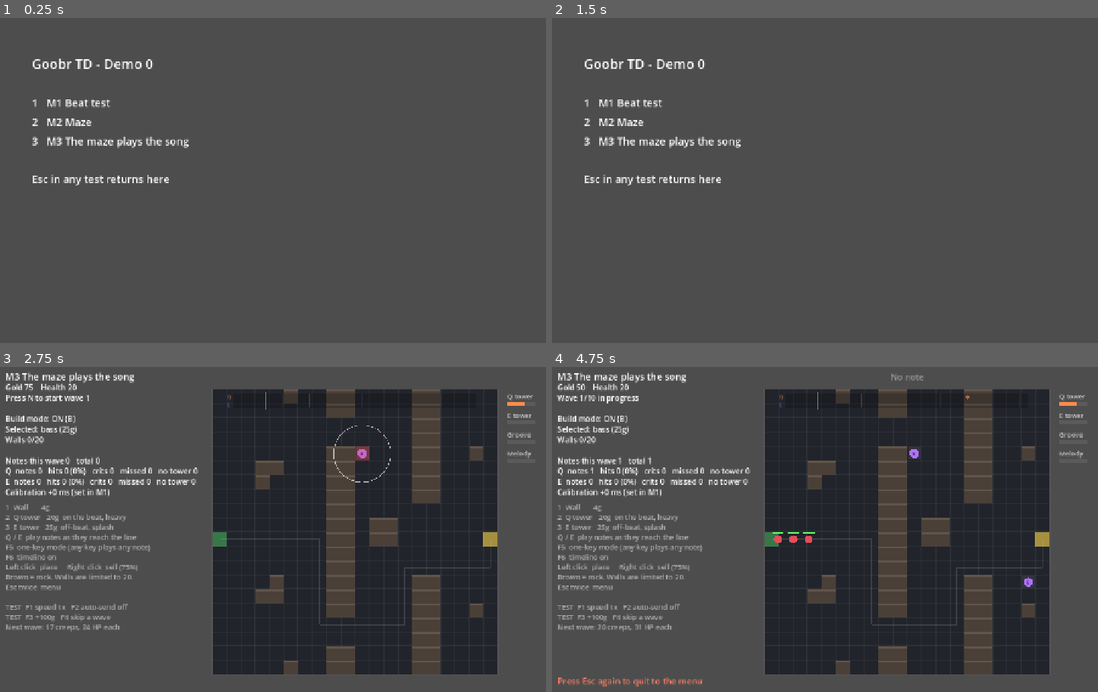
Above: before the commit, frames 1-4 (two rows, left to right).
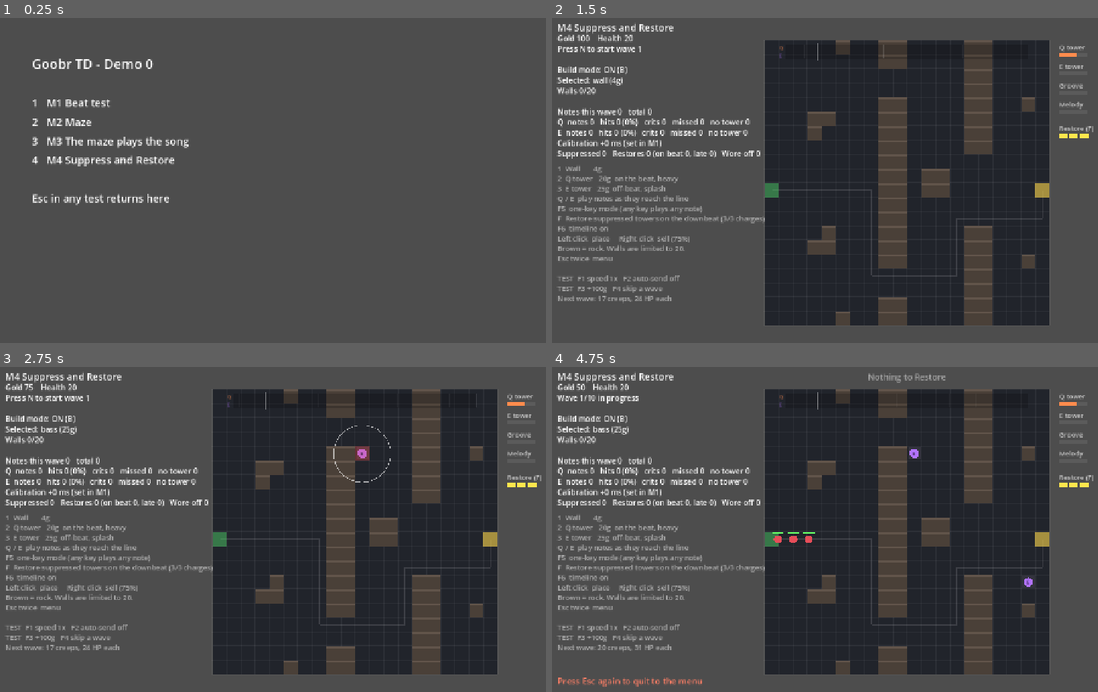
Above: after the commit, the same moments.

Repository: jaredmichaelbench/Goobr-td
Game: Godot game, scene res://menu.tscn
Same seed, same stepped clock (60 frames per second), same inputs: the game is played once before the commit and once after it.
Inputs (mouse positions are in pixels of both pictures, inside the frame that each line leads up to):
- Up to frame 1 (0.25 s): no input
- Up to frame 2 (1.5 s): tap Enter at 0.5 s; move the mouse to (983, 167) at 0.52 s; hold W 0.53-1.28 s; tap F at 0.6 s; click (983, 167) at 0.67 s; tap Space at 0.77, 1.25 s; tap 4 at 0.8, 1.35 s; move the mouse to (726, 200) at 1.27 s; click (726, 200) at 1.42 s
- Up to frame 3 (2.75 s): tap Space at 1.52 s; tap 3 at 1.55, 2.1 s; tap Enter at 2 s; move the mouse to (360, 458) at 2.02 s; hold W from 2.03 s (still down); click (360, 458) at 2.17 s; tap R at 2.3 s
- Up to frame 4 (4.75 s): tap Space at 2.75, 3.02, 3.77, 4.52 s; move the mouse to (819, 601) at 2.77 s; tap R at 2.85 s; click (819, 601) at 2.92 s; tap N at 3.05, 3.6 s; tap Enter at 3.5 s; move the mouse to (1032, 584) at 3.52 s; release W at 3.53 s; click (1032, 584) at 3.67 s; tap E at 3.8, 4.35 s; tap Escape at 4.15 s; move the mouse to (666, 480) at 4.27 s; click (666, 480) at 4.42 s; tap F at 4.55 s

The runs differ from the first frame. In frame 1, 1.0% of the frame differs, in the area x 5-33%, y 42-58%; in frame 2, 43%, in the area x 0-100%, y 1-95%; in frame 3, 3.6%; in frame 4, 3.8%.

Commit message:
M4: elites suppress towers, F Restores on the downbeat with an Overcharge salvo (D-0016)
Co-Authored-By: Claude Fable 5.1 <noreply@anthropic.com>
Claude-Session: https://claude.ai/code/session_01L92Fzbf8i6vmMnAej33eyX

Diff:
--- /dev/null
+++ b/game/m4_restore.tscn
@@ -0,0 +1,6 @@
+[gd_scene load_steps=2 format=3]
+
+[ext_resource type="Script" path="res://scripts/m4_restore.gd" id="1"]
+
+[node name="M4Restore" type="Node2D"]
+script = ExtResource("1")
--- a/game/scripts/m3_song.gd
+++ b/game/scripts/m3_song.gd
@@ -255,7 +255,7 @@
 func _fire_towers_on(pattern_step: int) -> void:
 	for cell in structures:
 		var type: String = structures[cell]["type"]
-		if not PATTERNS.has(type) or not PATTERNS[type].has(pattern_step):
+		if not PATTERNS.has(type) or not PATTERNS[type].has(pattern_step) or not tower_ready(cell):
 			continue
 		var spec: Dictionary = builds[type]
 		var target := _pick_target(Vector2(cell), spec["range"])
@@ -285,11 +285,21 @@
 	return n
 
 
+## Can this tower act right now? M4 overrides this for suppressed towers.
+func tower_ready(_cell: Vector2i) -> bool:
+	return true
+
+
+## A ready tower with something in range.
+func tower_engaged(cell: Vector2i) -> bool:
+	return tower_ready(cell) and not _pick_target(Vector2(cell), builds[structures[cell]["type"]]["range"]).is_empty()
+
+
 ## Towers of this type with something in range right now.
 func engaged_towers(type: String) -> Array[Vector2i]:
 	var cells: Array[Vector2i] = []
 	for cell in structures:
-		if structures[cell]["type"] == type and not _pick_target(Vector2(cell), builds[type]["range"]).is_empty():
+		if structures[cell]["type"] == type and tower_engaged(cell):
 			cells.append(cell)
 	return cells
 
@@ -408,9 +418,10 @@
 	var active := {"kick": false, "hat": false, "bass": false, "lead": _lead_timer > 0.0}
 	for cell in structures:
 		var type: String = structures[cell]["type"]
-		if active.has(type) and not active[type] and not _pick_target(Vector2(cell), builds[type]["range"]).is_empty():
+		if active.has(type) and not active[type] and tower_engaged(cell):
 			active[type] = true
 	active["hat"] = active["kick"] or active["bass"]  # Background groove while fighting.
+	_adjust_mix(active)
 	for k in stem_db:
 		var target_db: float = ACTIVE_DB[k] if active[k] else IDLE_DB[k]
 		if speed > 1:
@@ -422,6 +433,12 @@
 		if cur != stem_db[k]:
 			stem_db[k] = cur
 			clock.set_stem_volume_db(stem_index[k], cur)
+
+
+## Hook for later milestones to change which stems play. M4 drops the groove
+## while any tower is suppressed.
+func _adjust_mix(_active: Dictionary) -> void:
+	pass
 
 
 func _tick_effects(delta: float) -> void:
@@ -476,7 +493,7 @@
 			var to_go: float = next_note[type]["time"] - beat_time()
 			if to_go <= lead:
 				var left := clampf(to_go / lead, 0.0, 1.0)
-				if not _pick_target(Vector2(cell), builds[type]["range"]).is_empty():
+				if tower_engaged(cell):
 					ringed = true
 					draw_arc(p, TILE * (0.5 + 2.0 * left), 0, TAU, 48, color * Color(1, 1, 1, 0.4 + 0.6 * (1.0 - left)), 3.0)
 					draw_arc(p, TILE * 0.5, 0, TAU, 48, color, 2.0)
--- /dev/null
+++ b/game/scripts/m4_restore.gd
@@ -0,0 +1,286 @@
+extends "res://scripts/m3_song.gd"
+## M4: suppress and Restore. Answers P-03: does silence create tension, and
+## does restoring on the beat feel great?
+##
+## Elite creeps (big, dark red) walk the maze with the wave. On a downbeat,
+## when an elite is near your towers, it pulses: every tower in its radius is
+## suppressed. Suppressed towers don't fire, don't answer notes, and their part
+## drops out of the music. The groove drops too, so the mix goes thin.
+##
+## F = Restore. Press it on a downbeat (bar start) to bring every suppressed
+## tower back at once with an Overcharge salvo. Off the beat it still works,
+## but one bar late and without the salvo. Charges are limited: you start with
+## 3 and get one back per wave cleared. Suppression also wears off on its own
+## after SUPPRESS_SECONDS, so a missed Restore costs you time, not the run.
+
+const SUPPRESS_SECONDS := 10.0
+const SUPPRESS_RADIUS := 2.2
+const ELITE_EVERY := 6  # One elite per this many creeps, from wave 2.
+const ELITE_HP_MULT := 4.0
+const ELITE_SPEED_MULT := 0.8
+const ELITE_PULSE_BARS := 4  # Bars between pulses from the same elite.
+const RESTORE_CHARGES := 3
+const OVERCHARGE_MULT := 2.5  # Salvo damage = tower damage x this, splash radius 1.
+const LATE_RESTORE_BARS := 1
+
+var suppressed := {}  # tower cell -> seconds left
+var restore_charges := RESTORE_CHARGES
+var _late_restore_at := -1.0  # Song time an off-beat Restore lands, or -1.
+var _shockwaves: Array[Dictionary] = []
+var _restore_flash := 0.0
+var m4_stats := {"suppressed": 0, "restores": 0, "on_beat": 0, "late": 0, "expired": 0}
+
+
+func _ready() -> void:
+	super._ready()
+	title = "M4 Suppress and Restore"
+	var boom := AudioStreamPlayer.new()
+	boom.stream = StemSynth.chime(110.0)
+	boom.volume_db = 2.0
+	add_child(boom)
+	_sfx["restore"] = boom
+	var zap := AudioStreamPlayer.new()
+	zap.stream = StemSynth.chime(220.0)
+	zap.volume_db = -6.0
+	add_child(zap)
+	_sfx["suppress"] = zap
+
+
+func reset() -> void:
+	super.reset()
+	suppressed.clear()
+	restore_charges = RESTORE_CHARGES
+	_late_restore_at = -1.0
+	m4_stats = {"suppressed": 0, "restores": 0, "on_beat": 0, "late": 0, "expired": 0}
+
+
+func start_wave() -> void:
+	var was_active := wave_active
+	super.start_wave()
+	if wave_active and not was_active and wave > 1:
+		restore_charges = mini(RESTORE_CHARGES, restore_charges + 1)
+
+
+# --- Elites ------------------------------------------------------------------
+
+func _spawn_creep() -> void:
+	super._spawn_creep()
+	if wave < 2:
+		return
+	var index := creeps_in_wave(wave) - _to_spawn  # 1-based spawn order (this one).
+	if index % ELITE_EVERY == 0:
+		var c: Dictionary = creeps[creeps.size() - 1]
+		c["elite"] = true
+		c["hp"] *= ELITE_HP_MULT
+		c["max_hp"] = c["hp"]
+		c["speed"] *= ELITE_SPEED_MULT
+		c["pulse_bar"] = -1
+
+
+func tower_ready(cell: Vector2i) -> bool:
+	return not suppressed.has(cell)
+
+
+func _adjust_mix(active: Dictionary) -> void:
+	if not suppressed.is_empty():
+		active["hat"] = false
+
+
+func on_step(s: int) -> void:
+	super.on_step(s)
+	if state != "playing" or posmod(s, STEPS_PER_BAR) != 0:
+		return
+	var bar := floori(float(s) / STEPS_PER_BAR)
+	if _late_restore_at >= 0.0 and beat_time() >= _late_restore_at - step_length() * 0.5:
+		_late_restore_at = -1.0
+		_restore(false)
+	for c in creeps:
+		if not c.get("elite", false) or c["hp"] <= 0.0:
+			continue
+		if c["pulse_bar"] >= 0 and bar - c["pulse_bar"] < ELITE_PULSE_BARS:
+			continue
+		var hit: Array[Vector2i] = []
+		for cell in structures:
+			if KEYS.has(structures[cell]["type"]) and Vector2(cell).distance_to(c["pos"]) <= SUPPRESS_RADIUS:
+				hit.append(cell)
+		if hit.is_empty():
+			continue
+		c["pulse_bar"] = bar
+		var fresh := 0
+		for cell in hit:
+			if not suppressed.has(cell):
+				fresh += 1
+			suppressed[cell] = SUPPRESS_SECONDS
+		m4_stats["suppressed"] += fresh
+		_shockwaves.append({"pos": c["pos"], "ttl": 0.5, "color": Color(0.9, 0.2, 0.3)})
+		if fresh > 0:
+			_sfx["suppress"].play()
+			_show_feedback("%d tower%s SUPPRESSED   F on the downbeat to Restore" % [fresh, "" if fresh == 1 else "s"], Color(1, 0.3, 0.3))
+
+
+func step(delta: float) -> void:
+	super.step(delta)
+	for cell in suppressed.keys():
+		if not structures.has(cell):
+			suppressed.erase(cell)
+			continue
+		suppressed[cell] -= delta
+		if suppressed[cell] <= 0.0:
+			suppressed.erase(cell)
+			m4_stats["expired"] += 1
+	if suppressed.is_empty():
+		_late_restore_at = -1.0
+
+
+func sell(cell: Vector2i) -> void:
+	super.sell(cell)
+	suppressed.erase(cell)
+
+
+# --- Restore -----------------------------------------------------------------
+
+func _unhandled_input(event: InputEvent) -> void:
+	if event is InputEventKey and event.pressed and not event.echo and event.keycode == KEY_F:
+		_press_restore()
+		return
+	super._unhandled_input(event)
+
+
+func _press_restore() -> void:
+	if state != "playing":
+		return
+	if suppressed.is_empty():
+		_show_feedback("Nothing to Restore", Color(1, 1, 1, 0.5))
+		return
+	if _late_restore_at >= 0.0:
+		_show_feedback("Restore already coming", Color(1, 1, 1, 0.5))
+		return
+	if restore_charges <= 0:
+		_show_feedback("No Restore charges left", Color(1, 0.5, 0.4))
+		return
+	restore_charges -= 1
+	m4_stats["restores"] += 1
+	var bar := clock.bar_length()
+	var phase := fposmod(press_time(), bar)
+	var offset_ms := (phase if phase < bar * 0.5 else phase - bar) * 1000.0
+	var g := Timing.grade(offset_ms)
+	if g == "Miss":
+		m4_stats["late"] += 1
+		# Lands on the downbeat after next.
+		_late_restore_at = (floorf(beat_time() / bar) + 1 + LATE_RESTORE_BARS) * bar
+		_show_feedback("Off the beat (%+.0f ms)   Restore lands in %d bar, no salvo" % [offset_ms, LATE_RESTORE_BARS], Color(1, 0.6, 0.4))
+		return
+	m4_stats["on_beat"] += 1
+	_show_feedback("%s RESTORE  %+.0f ms   Overcharge salvo!" % [g.to_upper(), offset_ms], Color(1.0, 0.9, 0.3))
+	_restore(true)
+
+
+func _restore(salvo: bool) -> void:
+	var cells := suppressed.keys()
+	suppressed.clear()
+	_late_restore_at = -1.0
+	_lead_timer = clock.bar_length() * LEAD_HOLD_BARS
+	_restore_flash = 0.4
+	_sfx["restore"].play()
+	for cell in cells:
+		if not structures.has(cell):
+			continue
+		_flashes[cell] = 0.3
+		if not salvo:
+			continue
+		var spec: Dictionary = builds[structures[cell]["type"]]
+		var target := _pick_target(Vector2(cell), spec["range"])
+		if target.is_empty():
+			continue
+		var dmg: float = spec["damage"] * OVERCHARGE_MULT
+		var dealt := 0.0
+		for c in creeps:
+			if c["pos"].distance_to(target["pos"]) <= 1.0:
+				dealt += minf(dmg, maxf(c["hp"], 0.0))
+				c["hp"] -= dmg
+		shots.append({"from": Vector2(cell), "to": target["pos"], "color": Color(1.0, 0.9, 0.3), "ttl": 0.3, "splash": 1.0})
+		_popup(target["pos"], "%d!" % roundi(dealt), Color(1.0, 0.9, 0.3), 20)
+	if not salvo:
+		_show_feedback("Restored (late, no salvo)", Color(1, 1, 1, 0.8))
+
+
+# --- Drawing -----------------------------------------------------------------
+
+func _tick_effects(delta: float) -> void:
+	super._tick_effects(delta)
+	_restore_flash = maxf(0.0, _restore_flash - delta)
+	var live: Array[Dictionary] = []
+	for w in _shockwaves:
+		w["ttl"] -= delta
+		if w["ttl"] > 0.0:
+			live.append(w)
+	_shockwaves = live
+
+
+func _draw() -> void:
+	super._draw()
+	var font := ThemeDB.fallback_font
+	var board_w := GRID_SIZE.x * TILE
+
+	# Elites: a dark ring and their suppression reach.
+	for c in creeps:
+		if not c.get("elite", false):
+			continue
+		var p := _to_screen(c["pos"])
+		draw_circle(p, TILE * 0.4, Color(0.55, 0.1, 0.2))
+		draw_arc(p, TILE * 0.4, 0, TAU, 32, Color(1, 0.3, 0.4), 2.0)
+		draw_arc(p, SUPPRESS_RADIUS * TILE, 0, TAU, 48, Color(1, 0.3, 0.4, 0.15), 1.0)
+
+	# Suppressed towers: greyed out with a cross and a draining bar.
+	for cell in suppressed:
+		var r := Rect2(_origin + Vector2(cell) * TILE, Vector2(TILE, TILE)).grow(-2)
+		draw_rect(r, Color(0.1, 0.1, 0.12, 0.75))
+		draw_line(r.position, r.end, Color(1, 0.3, 0.3, 0.8), 2.0)
+		draw_line(Vector2(r.end.x, r.position.y), Vector2(r.position.x, r.end.y), Color(1, 0.3, 0.3, 0.8), 2.0)
+		var frac: float = suppressed[cell] / SUPPRESS_SECONDS
+		draw_rect(Rect2(r.position + Vector2(0, r.size.y - 3), Vector2(r.size.x * frac, 3)), Color(1, 0.3, 0.3))
+
+	for w in _shockwaves:
+		var a: float = w["ttl"] / 0.5
+		draw_arc(_to_screen(w["pos"]), SUPPRESS_RADIUS * TILE * (1.0 - a * 0.7), 0, TAU, 48, w["color"] * Color(1, 1, 1, a), 4.0)
+
+	if _restore_flash > 0.0:
+		draw_rect(Rect2(_origin, Vector2(board_w, GRID_SIZE.y * TILE)), Color(1.0, 0.9, 0.3, 0.25 * _restore_flash / 0.4))
+
+	# While suppressed: a marker on the next downbeat, so you know when to press F.
+	if show_timeline and not suppressed.is_empty():
+		var bar := clock.bar_length()
+		var now := beat_time()
+		var next_bar := (floorf(now / bar) + 1.0) * bar
+		if _late_restore_at >= 0.0:
+			next_bar = _late_restore_at
+		var left := _origin.x + TILE * 1.5
+		var width := board_w - TILE * 3.0
+		var line_x := left + width * (TIMELINE_BEHIND / (TIMELINE_AHEAD + TIMELINE_BEHIND))
+		var x := line_x + (next_bar - now) * width / (TIMELINE_AHEAD + TIMELINE_BEHIND)
+		if x <= left + width:
+			var top := _origin.y + 8.0
+			draw_line(Vector2(x, top - 4), Vector2(x, top + 36), Color(1, 1, 1, 0.8), 2.0)
+			draw_string(font, Vector2(x - 10, top + 50), "F", HORIZONTAL_ALIGNMENT_CENTER, 20, 14, Color(1, 1, 1, 0.9))
+
+	# Restore charges under the meters.
+	var x := _origin.x + board_w + 20
+	var y := _origin.y + 190
+	draw_string(font, Vector2(x, y), "Restore (F)", HORIZONTAL_ALIGNMENT_LEFT, -1, 14, Color(1, 1, 1, 0.7))
+	for i in RESTORE_CHARGES:
+		var filled := i < restore_charges
+		draw_rect(Rect2(x + i * 22, y + 6, 18, 10), Color(1.0, 0.9, 0.3) if filled else Color(1, 1, 1, 0.1))
+	if not suppressed.is_empty():
+		draw_string(font, Vector2(x, y + 36), "%d suppressed" % suppressed.size(), HORIZONTAL_ALIGNMENT_LEFT, -1, 14, Color(1, 0.3, 0.3))
+
+
+func status_lines() -> Array[String]:
+	var lines := super.status_lines()
+	lines.append("Suppressed %d   Restores %d (on beat %d, late %d)   Wore off %d" % [m4_stats["suppressed"], m4_stats["restores"], m4_stats["on_beat"], m4_stats["late"], m4_stats["expired"]])
+	return lines
+
+
+func help_lines() -> Array[String]:
+	var lines := super.help_lines()
+	lines.insert(5, "F  Restore suppressed towers on the downbeat (%d/%d charges)" % [restore_charges, RESTORE_CHARGES])
+	return lines
--- a/game/scripts/menu.gd
+++ b/game/scripts/menu.gd
@@ -5,6 +5,7 @@
 	KEY_1: "res://m1_beat_test.tscn",
 	KEY_2: "res://m2_maze.tscn",
 	KEY_3: "res://m3_song.tscn",
+	KEY_4: "res://m4_restore.tscn",
 }
 
 
@@ -21,6 +22,7 @@
 		"1   M1 Beat test",
 		"2   M2 Maze",
 		"3   M3 The maze plays the song",
+		"4   M4 Suppress and Restore",
 		"",
 		"Esc in any test returns here",
 	]
Not shown, changed: docs/decisions/decisions.md
Not shown, added: docs/prototypes/M4-results.md
Not shown, changed: docs/tasks/tasks.md
Not shown, changed: game/README.md
